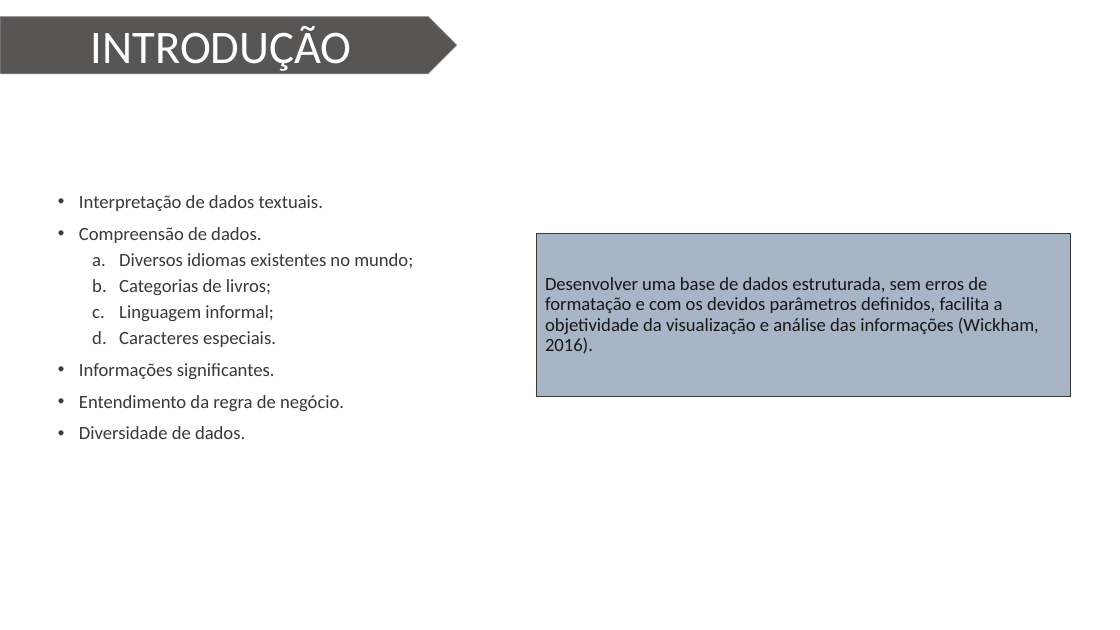
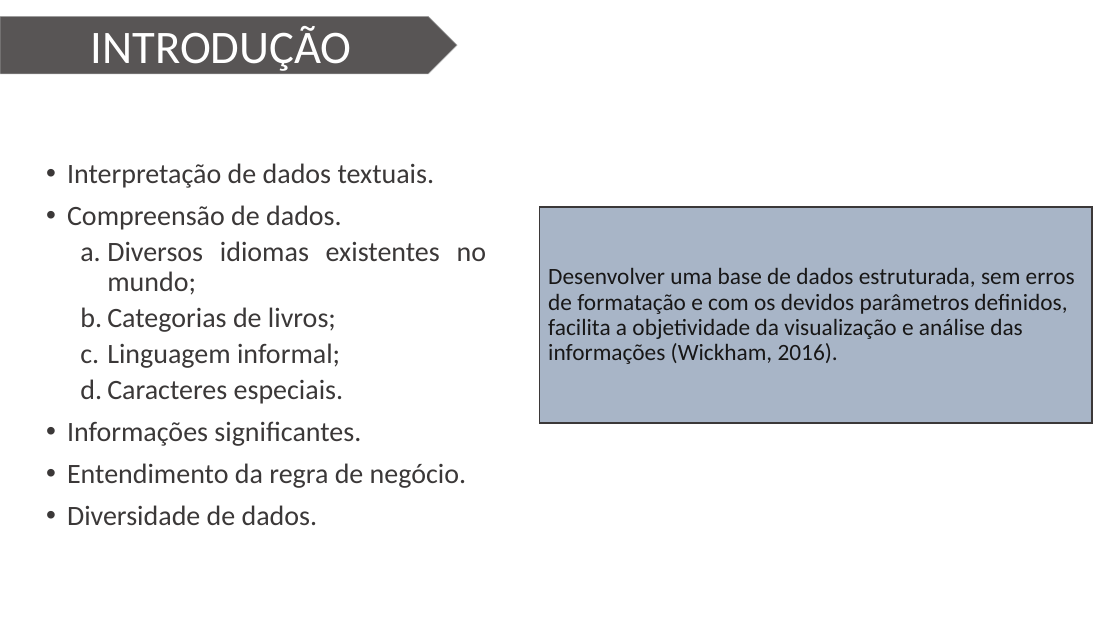
Before and after one commit to Wiryco/Natural-Language-Analysis-And-Processing, a slide deck: slide 2 of Apresentação/Apresentação TCC - Vinícius Andrade Lopes.pptx. Drawn at 1120x630 pixels with LibreOffice and Linux fonts; fonts in the diff are those of the drawing; background and template pictures are left out. Boxes give left, top, right and bottom in pixels: in the first picture for what was removed or moved away, otherwise in the second. Text is boxed around its words. In the diff, an @@ line names an element or a change of style, - is before the commit and + after.

```diff
--- a/Apresentação/Apresentação TCC - Vinícius Andrade Lopes.pptx
+++ b/Apresentação/Apresentação TCC - Vinícius Andrade Lopes.pptx
@@ text "Interpretação de dados textuais.": place and size @@
-text "Interpretação de dados textuais." at [79,195,413,439]
+text "Interpretação de dados textuais." at [67,163,486,525]
@@ text "Interpretação de dados textuais." at [67,163,486,525]: size 16 to 24 pt @@
@@ rectangle "Desenvolver uma base de dados ...": place and size @@
-rectangle "Desenvolver uma base de dados ..." at [537,234,1070,397]
+rectangle "Desenvolver uma base de dados ..." at [540,207,1092,423]
@@ rectangle "Desenvolver uma base de dados ..." at [540,207,1092,423]: size 16 to 20 pt @@
```
Also in this commit, not shown: 7 other slides changed, 1 slide added.
